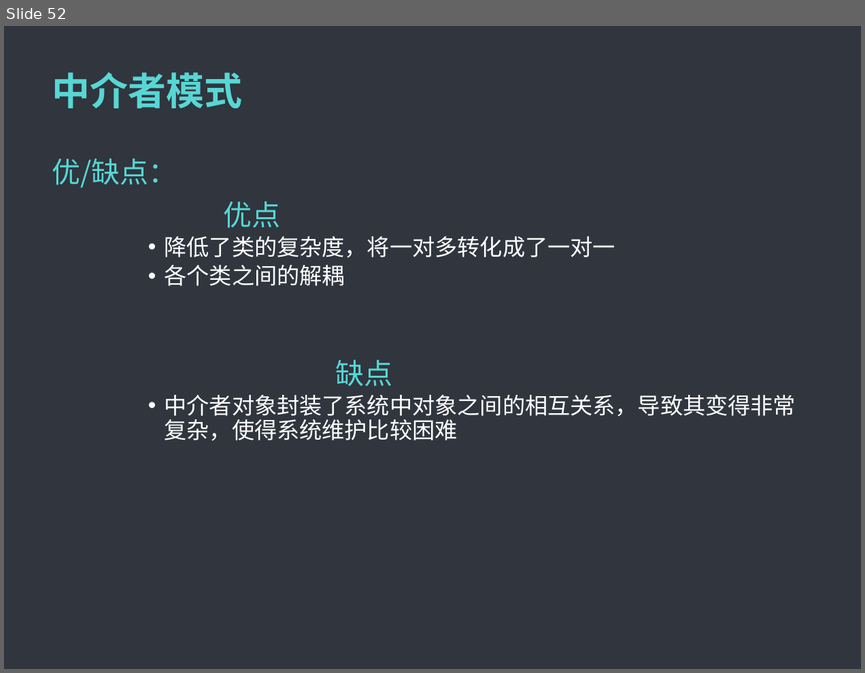
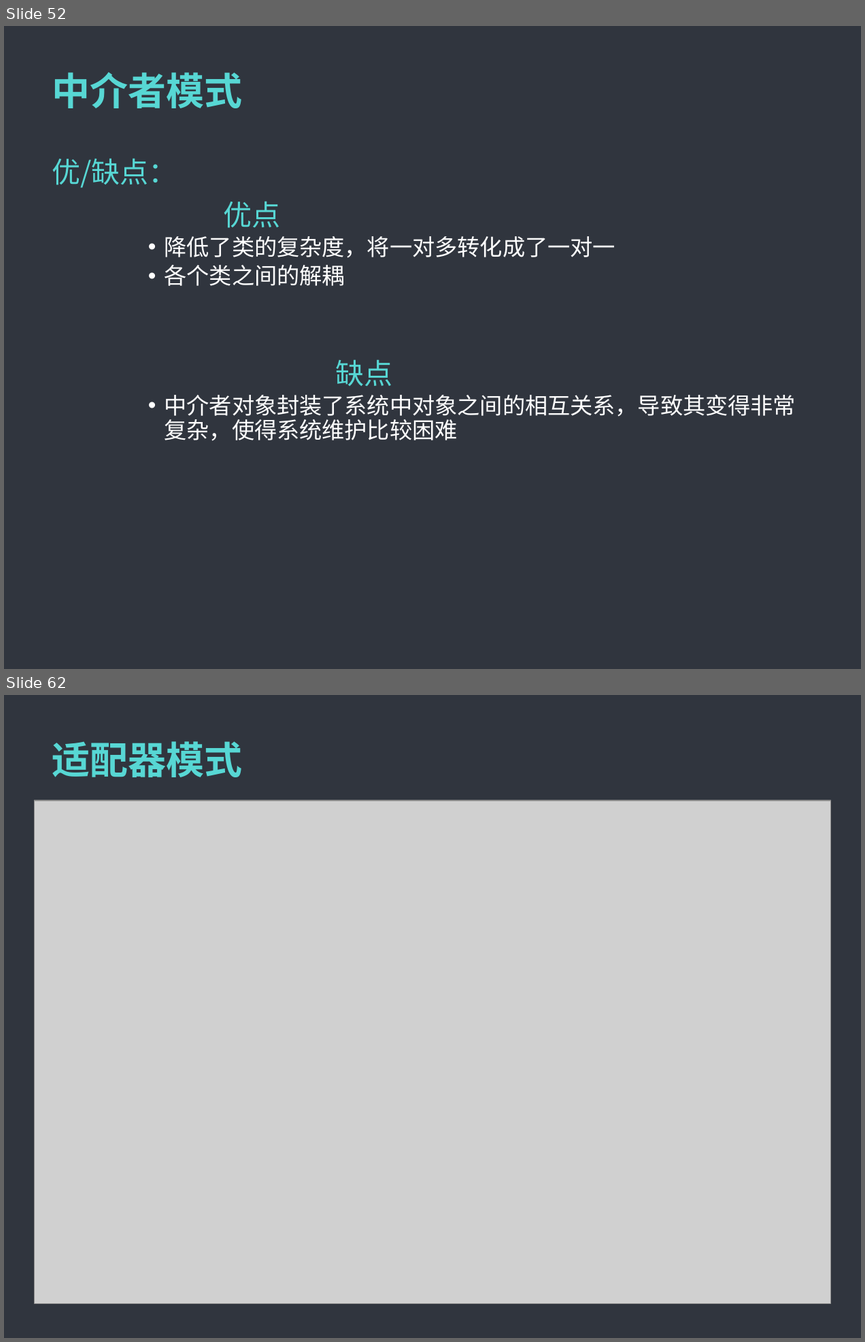
Before and after one commit to MintLy/JavaDesignMode, a slide deck: DesignMode.ppt. Shown one above the other, each under a label of ours: slide 52 before the commit, slides 52 and 62 after it; the slides between them are not shown. The pictures are 865x673 and 865x1342 pixels, drawn with LibreOffice and Linux fonts; fonts in the diff are those of the drawing; grey boxes stand for pictures; background and template pictures are left out. Boxes give left, top, right and bottom in pixels: in the first picture for what was removed or moved away, otherwise in the second. Text is boxed around its words. In the diff, an @@ line names an element or a change of style, - is before the commit and + after.

```diff
--- a/DesignMode.ppt
+++ b/DesignMode.ppt
@@ slide 62 added at <box>4,695,861,1338</box>, background #5F5F5F; not listed: 1 template element that a slide beside it also shows @@
@@ title added at <box>52,741,242,777</box>, 32 pt, text #57D7D4, bold @@
+适配器模式
@@ picture added at <box>34,800,830,1304</box> @@
```
Also in this commit, not shown: 28 other slides added, 26 other files.
